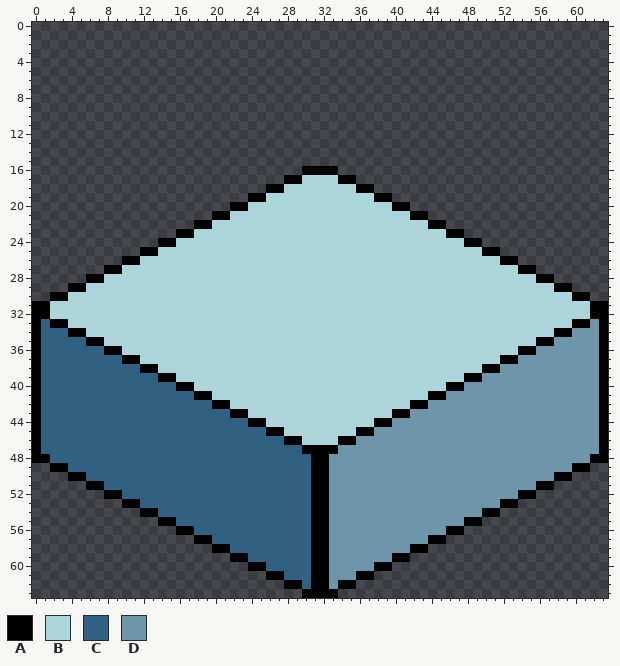
Pixel-art file -- libs/game-client/assets/tiles/placeholder-ground-half.aseprite. Above: the version before the commit.
64x64 pixels, 1 frame.
Palette (. is transparent): A #000000  B #abd5da  C #306082  D #6e95a9
Pixels before, first column x 0:
16 ..............................AAAA..............................
17 ............................AABBBBAA............................
18 ..........................AABBBBBBBBAA..........................
19 ........................AABBBBBBBBBBBBAA........................
20 ......................AABBBBBBBBBBBBBBBBAA......................
21 ....................AABBBBBBBBBBBBBBBBBBBBAA....................
22 ..................AABBBBBBBBBBBBBBBBBBBBBBBBAA..................
23 ................AABBBBBBBBBBBBBBBBBBBBBBBBBBBBAA................
24 ..............AABBBBBBBBBBBBBBBBBBBBBBBBBBBBBBBBAA..............
25 ............AABBBBBBBBBBBBBBBBBBBBBBBBBBBBBBBBBBBBAA............
26 ..........AABBBBBBBBBBBBBBBBBBBBBBBBBBBBBBBBBBBBBBBBAA..........
27 ........AABBBBBBBBBBBBBBBBBBBBBBBBBBBBBBBBBBBBBBBBBBBBAA........
28 ......AABBBBBBBBBBBBBBBBBBBBBBBBBBBBBBBBBBBBBBBBBBBBBBBBAA......
29 ....AABBBBBBBBBBBBBBBBBBBBBBBBBBBBBBBBBBBBBBBBBBBBBBBBBBBBAA....
30 ..AABBBBBBBBBBBBBBBBBBBBBBBBBBBBBBBBBBBBBBBBBBBBBBBBBBBBBBBBAA..
31 AABBBBBBBBBBBBBBBBBBBBBBBBBBBBBBBBBBBBBBBBBBBBBBBBBBBBBBBBBBBBAA
32 AABBBBBBBBBBBBBBBBBBBBBBBBBBBBBBBBBBBBBBBBBBBBBBBBBBBBBBBBBBBBAA
33 ACAABBBBBBBBBBBBBBBBBBBBBBBBBBBBBBBBBBBBBBBBBBBBBBBBBBBBBBBBAADA
34 ACCCAABBBBBBBBBBBBBBBBBBBBBBBBBBBBBBBBBBBBBBBBBBBBBBBBBBBBAADDDA
35 ACCCCCAABBBBBBBBBBBBBBBBBBBBBBBBBBBBBBBBBBBBBBBBBBBBBBBBAADDDDDA
36 ACCCCCCCAABBBBBBBBBBBBBBBBBBBBBBBBBBBBBBBBBBBBBBBBBBBBAADDDDDDDA
37 ACCCCCCCCCAABBBBBBBBBBBBBBBBBBBBBBBBBBBBBBBBBBBBBBBBAADDDDDDDDDA
38 ACCCCCCCCCCCAABBBBBBBBBBBBBBBBBBBBBBBBBBBBBBBBBBBBAADDDDDDDDDDDA
39 ACCCCCCCCCCCCCAABBBBBBBBBBBBBBBBBBBBBBBBBBBBBBBBAADDDDDDDDDDDDDA
40 ACCCCCCCCCCCCCCCAABBBBBBBBBBBBBBBBBBBBBBBBBBBBAADDDDDDDDDDDDDDDA
41 ACCCCCCCCCCCCCCCCCAABBBBBBBBBBBBBBBBBBBBBBBBAADDDDDDDDDDDDDDDDDA
42 ACCCCCCCCCCCCCCCCCCCAABBBBBBBBBBBBBBBBBBBBAADDDDDDDDDDDDDDDDDDDA
43 ACCCCCCCCCCCCCCCCCCCCCAABBBBBBBBBBBBBBBBAADDDDDDDDDDDDDDDDDDDDDA
44 ACCCCCCCCCCCCCCCCCCCCCCCAABBBBBBBBBBBBAADDDDDDDDDDDDDDDDDDDDDDDA
45 ACCCCCCCCCCCCCCCCCCCCCCCCCAABBBBBBBBAADDDDDDDDDDDDDDDDDDDDDDDDDA
46 ACCCCCCCCCCCCCCCCCCCCCCCCCCCAABBBBAADDDDDDDDDDDDDDDDDDDDDDDDDDDA
47 ACCCCCCCCCCCCCCCCCCCCCCCCCCCCCAAAADDDDDDDDDDDDDDDDDDDDDDDDDDDDDA
48 AACCCCCCCCCCCCCCCCCCCCCCCCCCCCCAADDDDDDDDDDDDDDDDDDDDDDDDDDDDDAA
49 ..AACCCCCCCCCCCCCCCCCCCCCCCCCCCAADDDDDDDDDDDDDDDDDDDDDDDDDDDAA..
50 ....AACCCCCCCCCCCCCCCCCCCCCCCCCAADDDDDDDDDDDDDDDDDDDDDDDDDAA....
51 ......AACCCCCCCCCCCCCCCCCCCCCCCAADDDDDDDDDDDDDDDDDDDDDDDAA......
52 ........AACCCCCCCCCCCCCCCCCCCCCAADDDDDDDDDDDDDDDDDDDDDAA........
53 ..........AACCCCCCCCCCCCCCCCCCCAADDDDDDDDDDDDDDDDDDDAA..........
54 ............AACCCCCCCCCCCCCCCCCAADDDDDDDDDDDDDDDDDAA............
55 ..............AACCCCCCCCCCCCCCCAADDDDDDDDDDDDDDDAA..............
56 ................AACCCCCCCCCCCCCAADDDDDDDDDDDDDAA................
57 ..................AACCCCCCCCCCCAADDDDDDDDDDDAA..................
58 ....................AACCCCCCCCCAADDDDDDDDDAA....................
59 ......................AACCCCCCCAADDDDDDDAA......................
60 ........................AACCCCCAADDDDDAA........................
61 ..........................AACCCAADDDAA..........................
62 ............................AACAADAA............................
63 ..............................AAAA..............................
Now the later version:
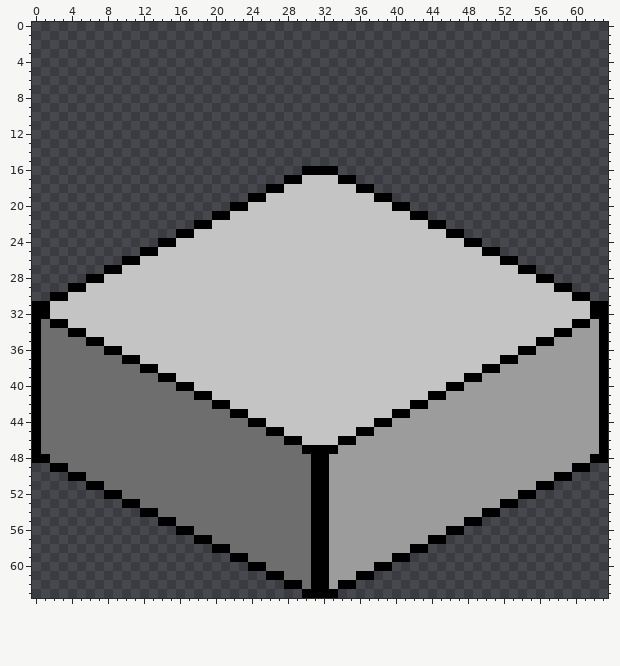
The exact change:
Colour B changes from #abd5da to #c4c4c5.
Colour C changes from #306082 to #6e6e6e.
Colour D changes from #6e95a9 to #9b9c9b.
Changed places in both pictures, as pixel boxes (x1, y1, x2, y2):
changed: (41, 175, 599, 589)
